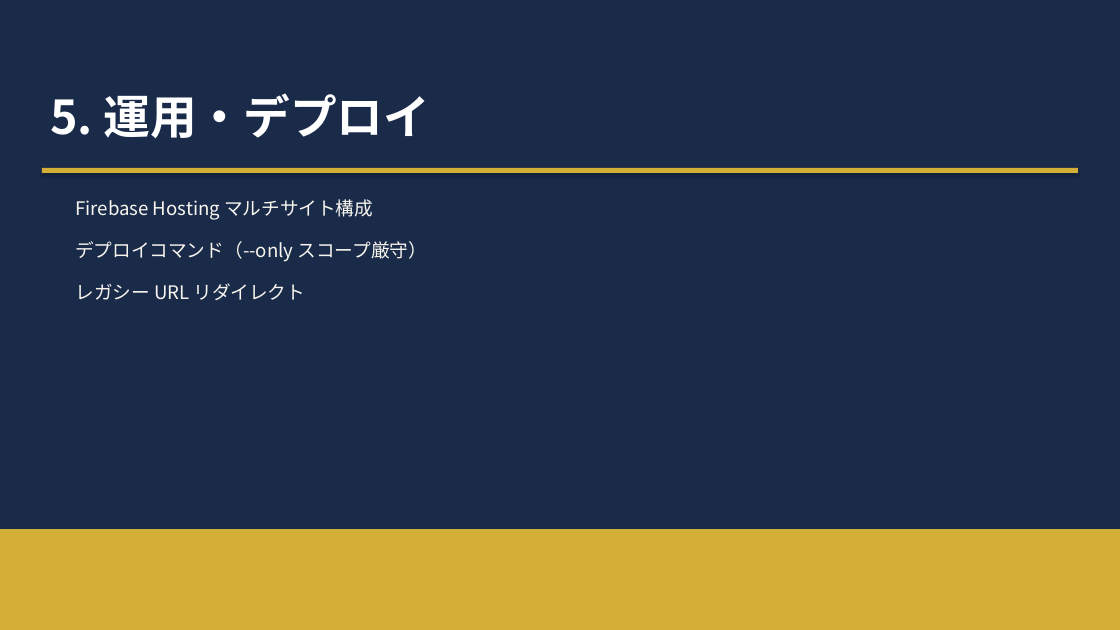
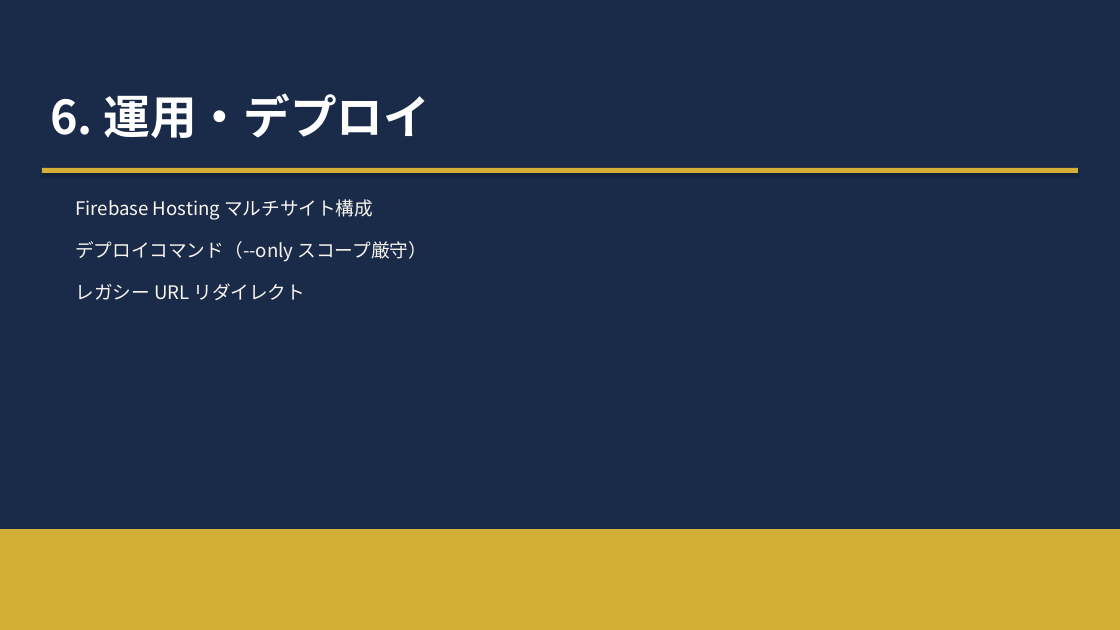
Before and after one commit to Kojinius/fukumoto-reservation, a slide deck: slide 26 of documents/specs/OnlineAppointSystem_詳細設計書.pptx (slide 20 before the commit). Drawn at 1120x630 pixels with LibreOffice and Linux fonts; fonts in the diff are those of the drawing. Boxes give left, top, right and bottom in pixels: in the first picture for what was removed or moved away, otherwise in the second. Text is boxed around its words. In the diff, an @@ line names an element or a change of style, - is before the commit and + after.

```diff
--- a/documents/specs/OnlineAppointSystem_詳細設計書.pptx
+++ b/documents/specs/OnlineAppointSystem_詳細設計書.pptx
@@ text at (x1=50, y1=93, x2=430, y2=138): text changed @@
-5. 運用・デプロイ
+6. 運用・デプロイ
```
Also in this commit, not shown: 11 other slides changed, 6 slides added, 47 other files.
